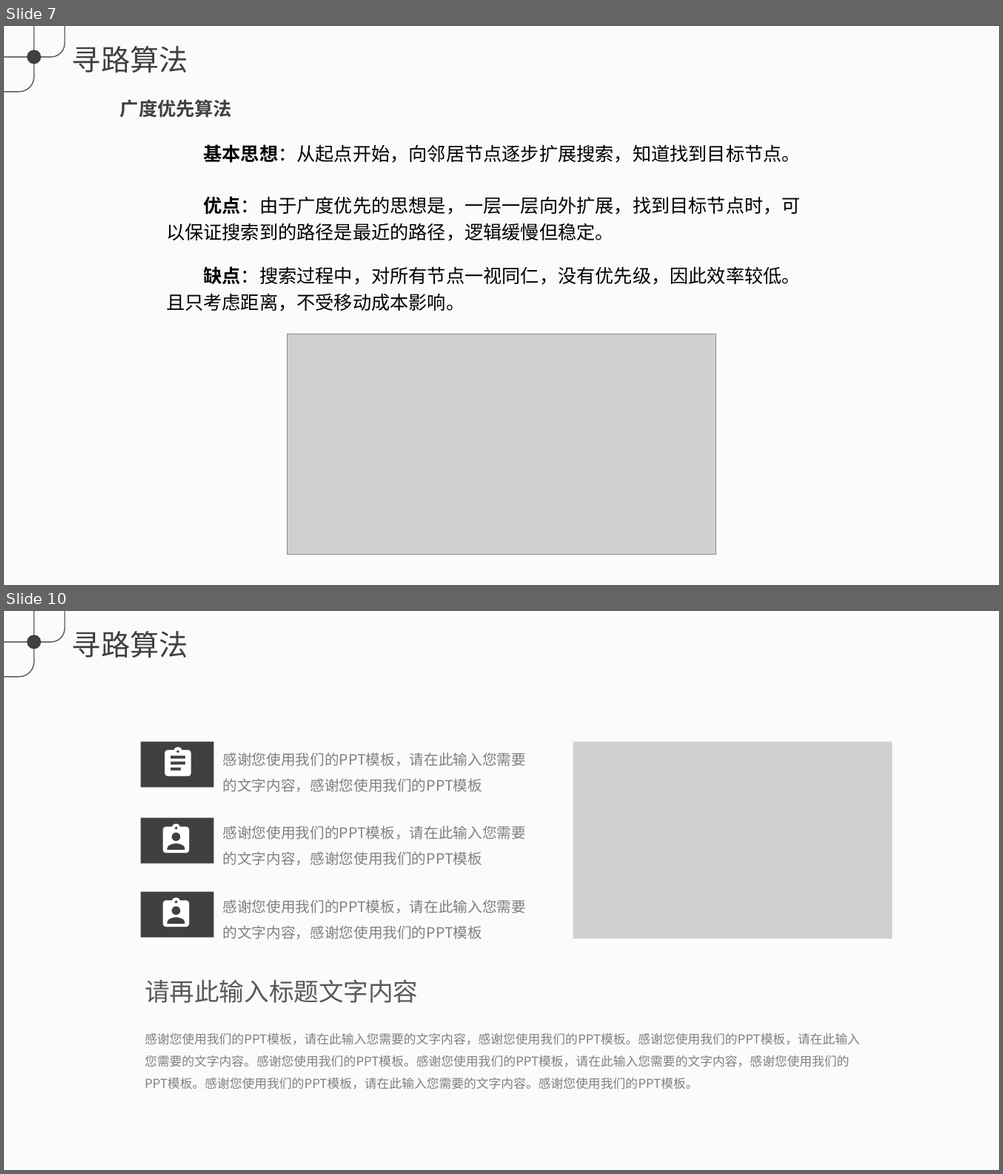
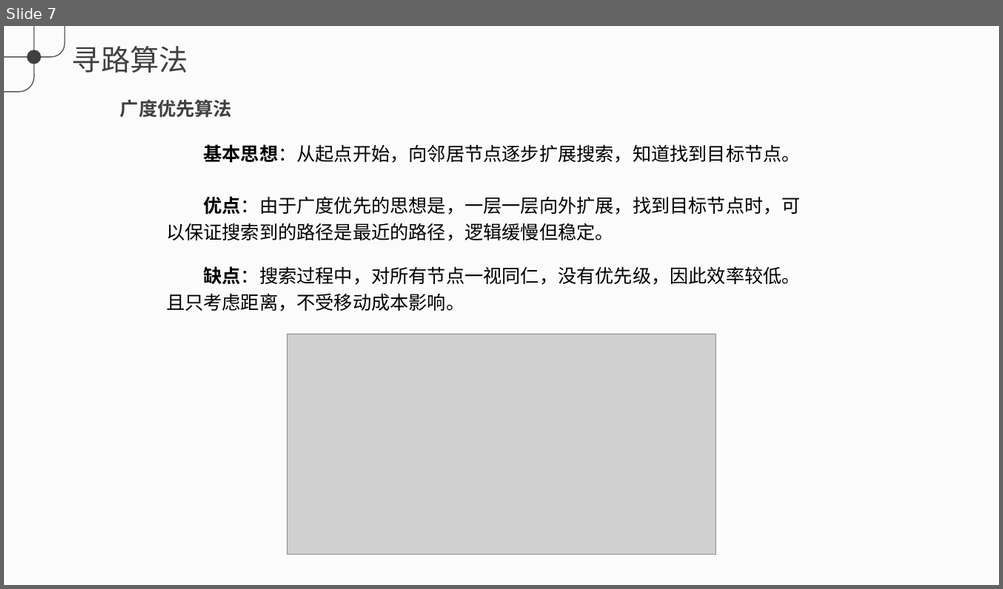
Before and after one commit to Galahad-Zero/PathFinding, a slide deck: doc/寻路算法.pptx. Shown one above the other, each under a label of ours: slides 7 and 10 before the commit, slide 7 after it; the slides between them are not shown. The pictures are 1003x1174 and 1003x589 pixels, drawn with LibreOffice and Linux fonts; fonts in the diff are those of the drawing; grey boxes stand for pictures. Boxes give left, top, right and bottom in pixels: in the first picture for what was removed or moved away, otherwise in the second. Text is boxed around its words. In the diff, an @@ line names an element or a change of style, - is before the commit and + after.

```diff
--- a/doc/寻路算法.pptx
+++ b/doc/寻路算法.pptx
@@ slide 10 removed at (x1=4, y1=611, x2=999, y2=1170), background #F2F2F2 at 30% opacity; not listed: 4 template elements that a slide beside it also shows @@
@@ rectangle removed at (x1=141, y1=741, x2=213, y2=787) @@
@@ picture removed at (x1=573, y1=741, x2=892, y2=939) @@
@@ freeform shape removed at (x1=165, y1=747, x2=190, y2=776) @@
@@ text removed at (x1=223, y1=752, x2=526, y2=792) @@
-感谢您使用我们的PPT模板，请在此输入您需要的文字内容，感谢您使用我们的PPT模板
@@ rectangle removed at (x1=141, y1=817, x2=213, y2=863) @@
@@ freeform shape removed at (x1=163, y1=823, x2=189, y2=853) @@
@@ text removed at (x1=223, y1=826, x2=526, y2=866) @@
-感谢您使用我们的PPT模板，请在此输入您需要的文字内容，感谢您使用我们的PPT模板
@@ rectangle removed at (x1=141, y1=892, x2=213, y2=938) @@
@@ freeform shape removed at (x1=163, y1=897, x2=189, y2=926) @@
@@ text removed at (x1=223, y1=900, x2=526, y2=940) @@
-感谢您使用我们的PPT模板，请在此输入您需要的文字内容，感谢您使用我们的PPT模板
@@ text removed at (x1=145, y1=980, x2=418, y2=1003) @@
-请再此输入标题文字内容
@@ text removed at (x1=145, y1=1034, x2=859, y2=1090) @@
-感谢您使用我们的PPT模板，请在此输入您需要的文字内容，感谢您使用我们的PPT模板。感谢您使用我们的PPT模板，请在此输入您需要的文字内容。感谢您使用我们的PPT模板。感谢您使用我们的PPT模板，请在此输入您需要的文字内容，感谢您使用我们的PPT模板。感谢您使用我们的PPT模板，请在此输入您需要的文字内容。感谢您使用我们的PPT模板。
```
Also in this commit, not shown: 1 slide changed, 12 slides added, 12 other slides removed, 1 other file.
